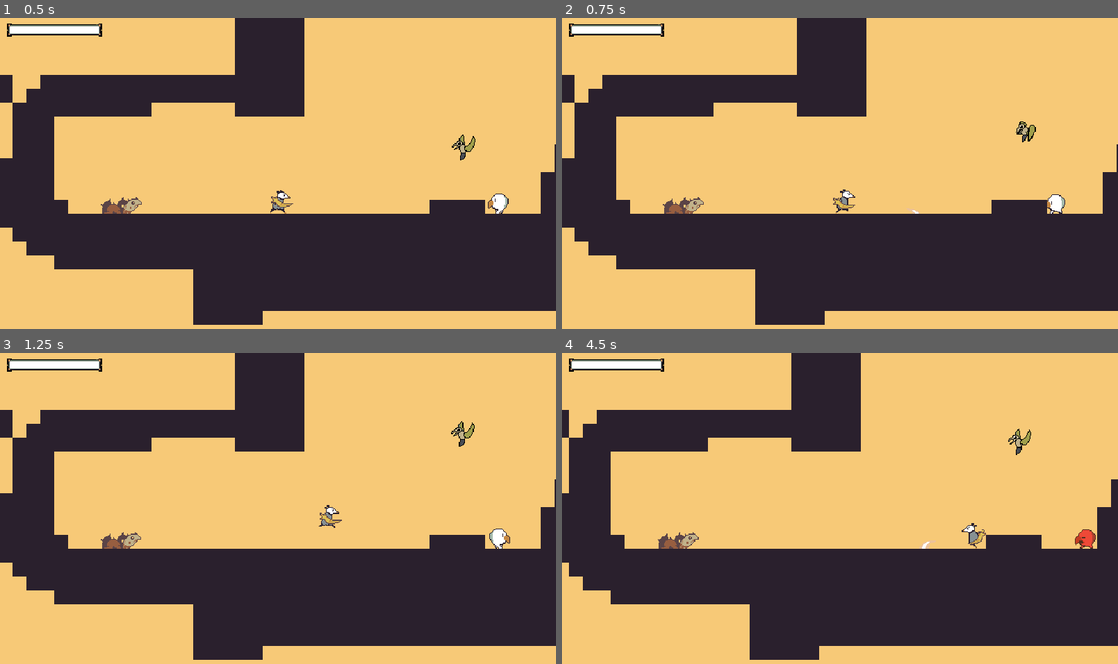
Above: before the commit, frames 1-4 (two rows, left to right).
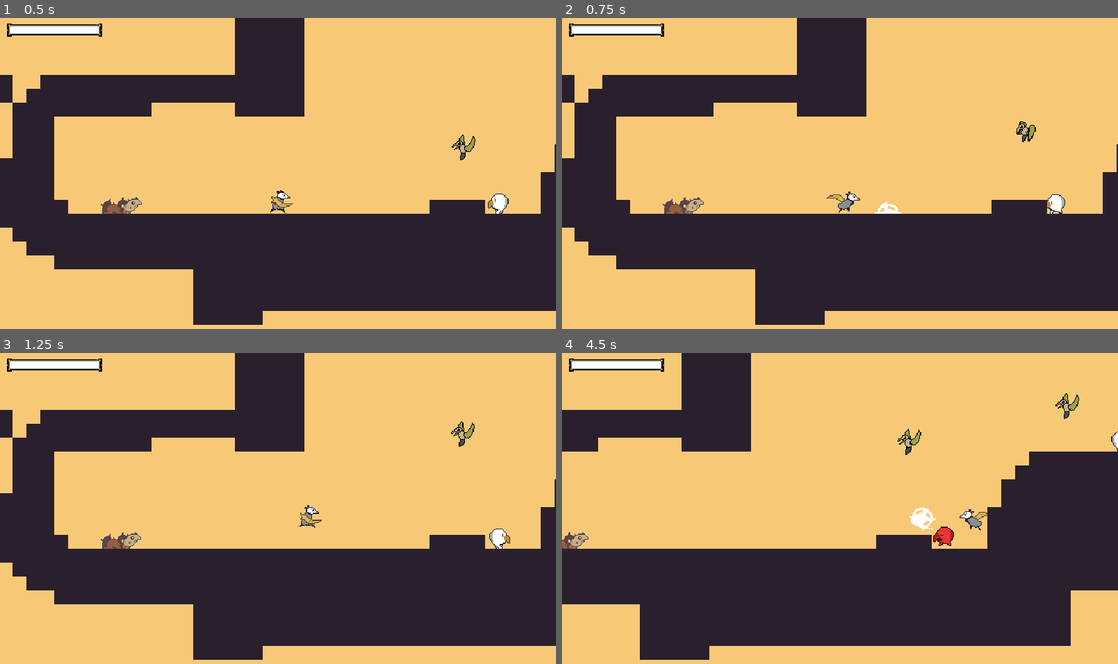
Above: after the commit, the same moments.

Repository: andhedrew/Didelphis
Game: Godot game, scene res://World.tscn
Same seed, same stepped clock (60 frames per second), same inputs: the game is played once before the commit and once after it. Sound files missing from this copy of the repository are replaced by a short silence.
Inputs:
- Up to frame 1 (0.5 s): no input
- Up to frame 2 (0.75 s): hold D (right) from 0.53 s (still down); hold X (attack) from 0.53 s (still down)
- Up to frame 3 (1.25 s): keep holding D (right); keep holding X (attack); tap Z (jump) at 0.77 s
- Up to frame 4 (4.5 s): release X (attack) at 1.28 s; tap X (attack) at 1.35, 2.85, 4.35 s; tap Z (jump) at 1.52, 3.02, 3.77 s; release D (right) at 2.03 s; hold A (left) 2.03-2.78 s; hold X (attack) 2.03-2.78 s; hold D (right) 2.78-4.28 s; hold X (attack) 3.53-4.28 s; hold A (left) from 4.28 s (still down)

Frame 1 is identical in both runs. In frame 2, 0.3% of the frame differs, in the area x 47-65%, y 55-63%; in frame 3, 0.3%; in frame 4, 24%, in the area x 0-100%, y 0-99%.

Commit message:
Weapon system improved

Diff:
--- a/Actors/Player.tscn
+++ b/Actors/Player.tscn
@@ -1,11 +1,9 @@
-[gd_scene load_steps=25 format=2]
+[gd_scene load_steps=23 format=2]
 
 [ext_resource path="res://Hitboxes/TakeDamageBox.tscn" type="PackedScene" id=1]
 [ext_resource path="res://Animations/PlayerAnimationController.gd" type="Script" id=2]
 [ext_resource path="res://Actors/player.gd" type="Script" id=3]
 [ext_resource path="res://Sprites/Player.png" type="Texture" id=4]
-[ext_resource path="res://Sprites/player_weapon_claw.png" type="Texture" id=5]
-[ext_resource path="res://Actors/WeaponHolder.gd" type="Script" id=6]
 
 [sub_resource type="RectangleShape2D" id=19]
 extents = Vector2( 8, 12 )
@@ -467,7 +465,6 @@
 
 [node name="WeaponModel" type="Sprite" parent="Model"]
 position = Vector2( 1, -14 )
-texture = ExtResource( 5 )
 hframes = 10
 vframes = 7
 frame = 40
@@ -495,7 +492,4 @@
 
 [node name="AudioStreamPlayer" type="AudioStreamPlayer" parent="."]
 
-[node name="WeaponHolder" type="Node2D" parent="."]
-script = ExtResource( 6 )
-
 [editable path="Hurtbox"]
--- a/Actors/WeaponHolder.gd
+++ /dev/null
@@ -1,20 +0,0 @@
-extends Node2D
-
-const WEAPON_SPRITESHEETS := {
-	"BoneSword": preload("res://Sprites/player_weapon_claw.png"),
-	"Spear": preload("res://Sprites/player_weapon_spear.png"),
-}
-
-var _weapon: Weapon setget set_weapon
-
-func _ready():
-	pass
-	#var weapon_spritesheet: Texture = WEAPON_SPRITESHEETS[_weapon.name]
-
-
-func set_weapon(new_weapon: Weapon) -> void:
-	if _weapon:
-		remove_child(_weapon)
-		_weapon.queue_free()
-	_weapon = new_weapon
-	add_child(_weapon)
--- a/Actors/player.gd
+++ b/Actors/player.gd
@@ -173,7 +173,8 @@
 	apply_friction()
 
 	if state_timer > attack_delay:
-		state = Enums.State.IDLE
+		pass
+		#state = Enums.State.IDLE
 
 	if jump:
 		state = Enums.State.JUMP
--- a/Combat/Bullets/bullet.gd
+++ b/Combat/Bullets/bullet.gd
@@ -31,6 +31,7 @@
 	new_speed := default_speed,
 	random_rotation: float = 0.0
 ) -> void:
+	$Hitbox.damage = damage
 	transform = new_global_transform
 	max_range = new_range
 	speed = new_speed
--- a/Combat/Weapons/BoneSword/BoneSword.gd
+++ b/Combat/Weapons/BoneSword/BoneSword.gd
@@ -2,7 +2,8 @@
 
 
 func _input(event: InputEvent) -> void:
-	if event.is_action_pressed("attack"):
+	if event.is_action_pressed("attack") and attack_delay_timer > attack_delay:
+		attack_delay_timer = 0
 		shoot()
 
 	var up_down_axis := Input.get_axis("up", "down")
--- a/Combat/Weapons/Weapon.gd
+++ b/Combat/Weapons/Weapon.gd
@@ -2,19 +2,28 @@
 extends Node2D
 
 export var bullet_scene: PackedScene = preload("res://Combat/Bullets/Slash/Slash.tscn")
-export var weapon: PackedScene = preload("res://Combat/Bullets/Slash/Slash.tscn")
+export var sprite_sheet: Texture = preload("res://Sprites/player_weapon_bone_sword.png")
 
-export(float, 0.0, 160.0, 1.0) var random_angle_degrees := 10
+export(float, 0.0, 160.0, 1.0) var accuracy := 10
 
-export(float, 100.0, 1000.0, 1.0) var max_range := 1000.0
+export(float, 50.0, 1000.0, 1.0) var max_range := 1000.0
 
 export(float, 100.0, 3000.0, 1.0) var max_bullet_speed := 1500.0
 
-onready var _random_angle := deg2rad(random_angle_degrees)
+export(float, 0.0, 100.0, 1.0) var attack_delay := 30.0
 
+var attack_delay_timer := attack_delay
+
+onready var _random_angle := deg2rad(accuracy)
+
+
+func _physics_process(delta):
+	attack_delay_timer += 1
 
 func _ready():
 	assert(bullet_scene != null, 'Bullet Scene is not provided for "%s"' % [get_path()])
+	var weapon_model = get_node("/root/World/Player/Model/WeaponModel")
+	weapon_model.texture = sprite_sheet
 
 
 func shoot() -> void:
--- a/World.tscn
+++ b/World.tscn
@@ -603,7 +603,7 @@
 position = Vector2( 98, -109 )
 
 [node name="BoneSword" parent="Player" instance=ExtResource( 2 )]
-max_range = 100.0
+max_range = 50.0
 max_bullet_speed = 400.0
 
 [node name="ForegroundTileMap" type="TileMap" parent="."]
Renamed: Sprites/player_weapon_claw.png -> Sprites/player_weapon_bone_sword.png
Not shown, changed: Sprites/player_weapon_bone_sword.png.import
Binary file changed: Sprites/swoosh.png
